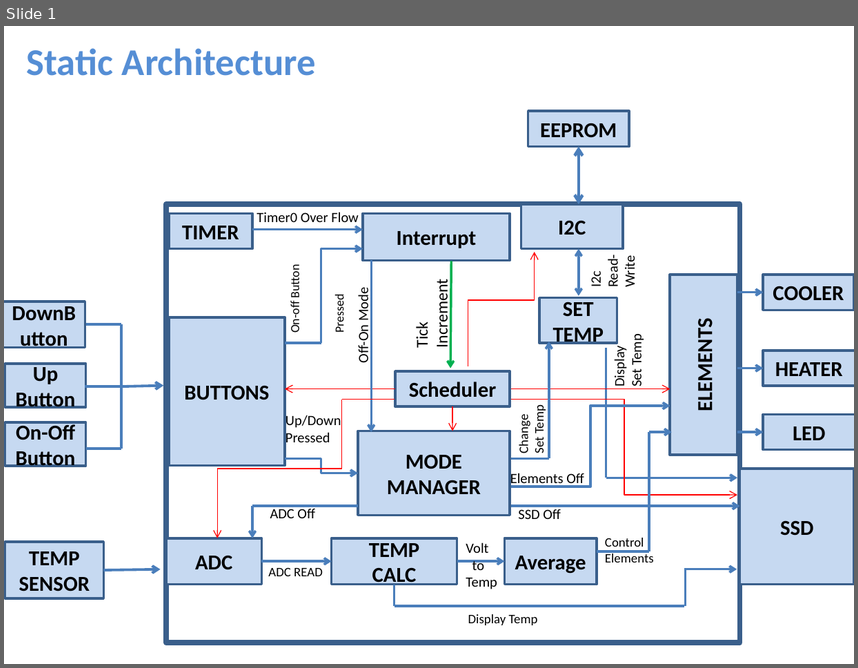
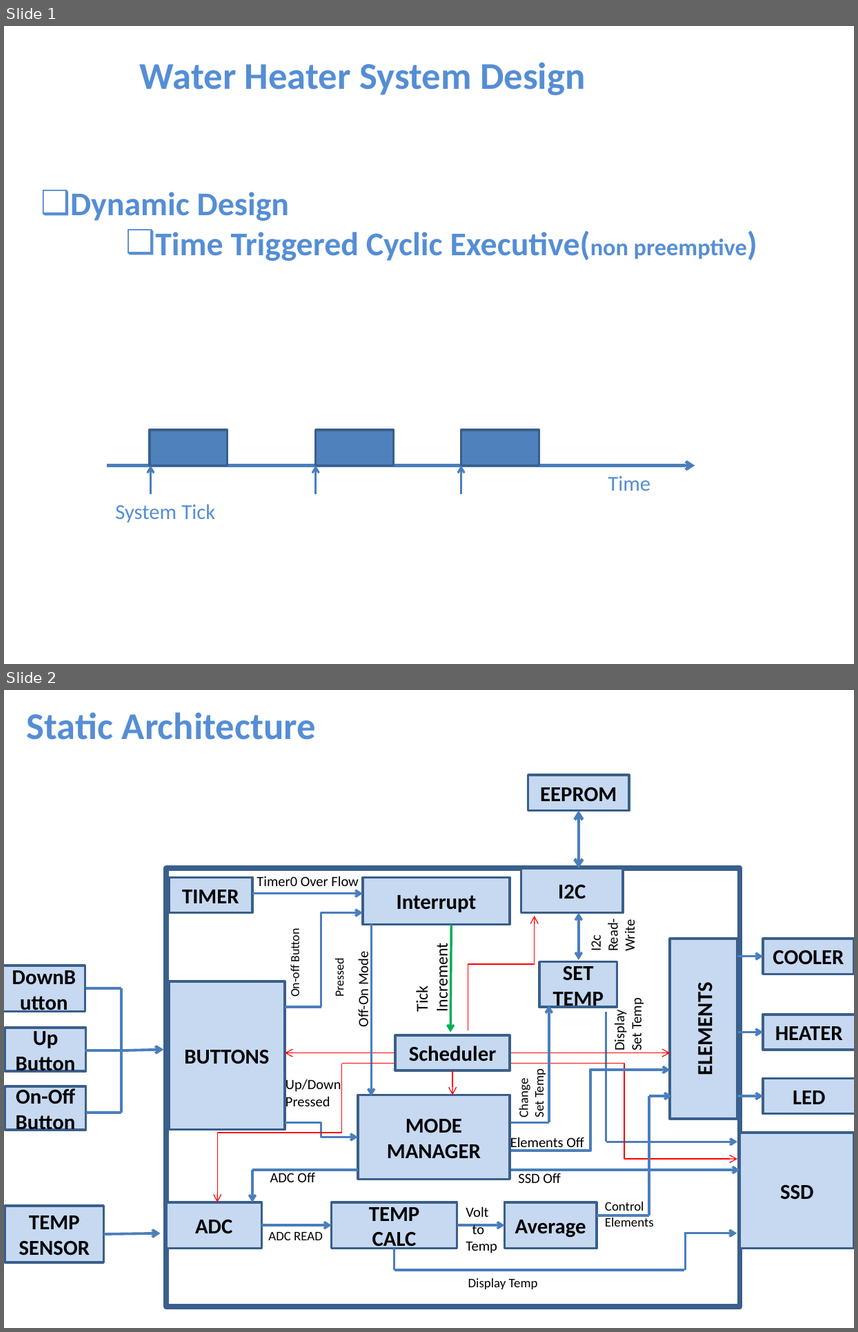
Before and after one commit to Abdelaziz-Sayed-Mohamed/water_heater, a slide deck: WaterHeater.pptx. Shown one above the other, each under a label of ours: slide 1 before the commit, slides 1 and 2 after it. The pictures are 858x668 and 858x1332 pixels, drawn with LibreOffice and Linux fonts; fonts in the diff are those of the drawing. Boxes give left, top, right and bottom in pixels: in the first picture for what was removed or moved away, otherwise in the second. Text is boxed around its words. In the diff, an @@ line names an element or a change of style, - is before the commit and + after.

```diff
--- a/WaterHeater.pptx
+++ b/WaterHeater.pptx
@@ slide 1 added at (4,26,854,664), background #FFFFFF @@
@@ text added at (140,62,586,96), 32 pt, text #558ED5, bold @@
+Water Heater System Design
@@ text added at (70,192,747,261), 28 pt, text #558ED5, bold @@
+❑ Dynamic Design
+    ❑ Time Triggered Cyclic Executive(non preemptive)
@@ rectangle added at (150,430,228,466), fill #4F81BD, outline #3A5F8C 2 pt @@
@@ rectangle added at (316,430,394,466), fill #4F81BD, outline #3A5F8C 2 pt @@
@@ rectangle added at (461,430,539,466), fill #4F81BD, outline #3A5F8C 2 pt @@
@@ arrow added from (107, 466) to (695, 466), #4B7EBC 2.5 pt @@
@@ arrow added from (151, 494) to (151, 466), #4B7EBC 1.75 pt @@
@@ arrow added from (316, 494) to (316, 466), #4B7EBC 1.75 pt @@
@@ arrow added from (461, 494) to (461, 466), #4B7EBC 1.75 pt @@
@@ text added at (608,476,651,490), 18 pt, text #558ED5 @@
+Time
@@ text added at (115,503,215,522), 18 pt, text #558ED5 @@
+System Tick
@@ what was slide 1 is now slide 2 @@
```
Also in this commit, not shown: 5 slides changed, 32 other files.
